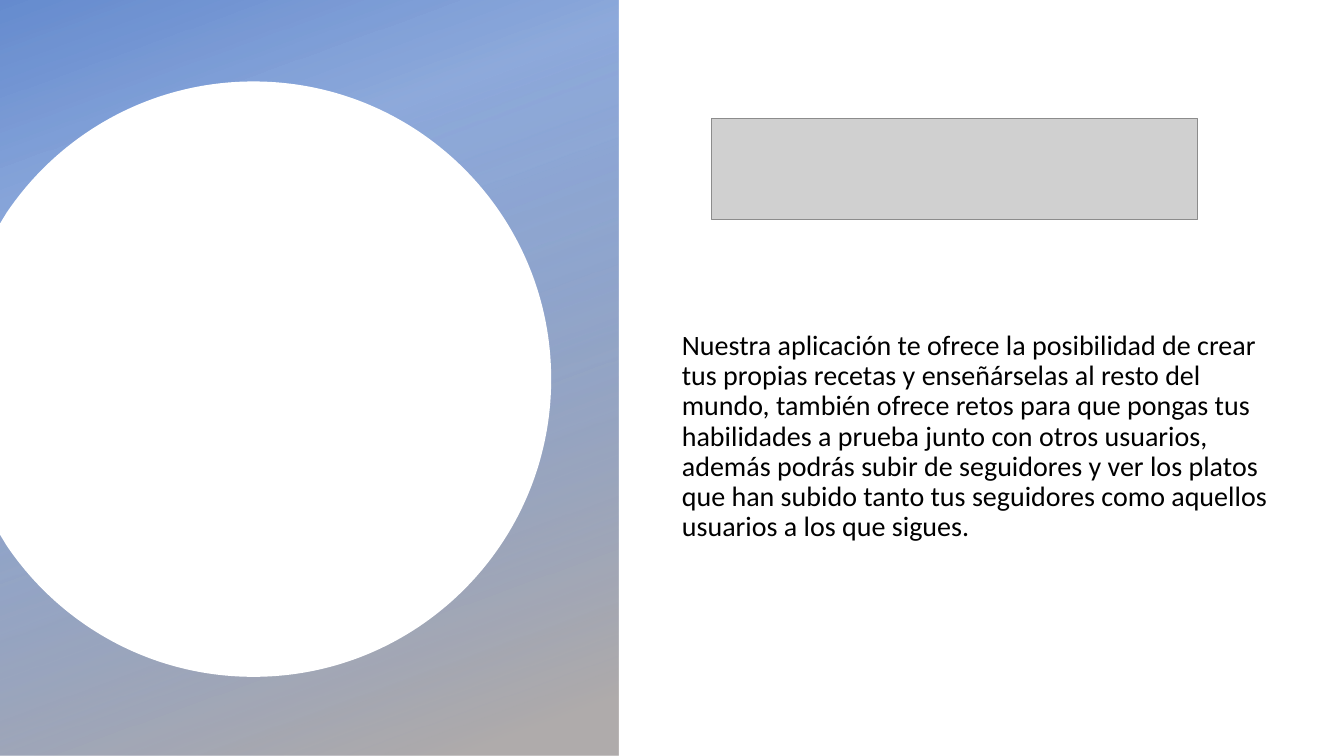
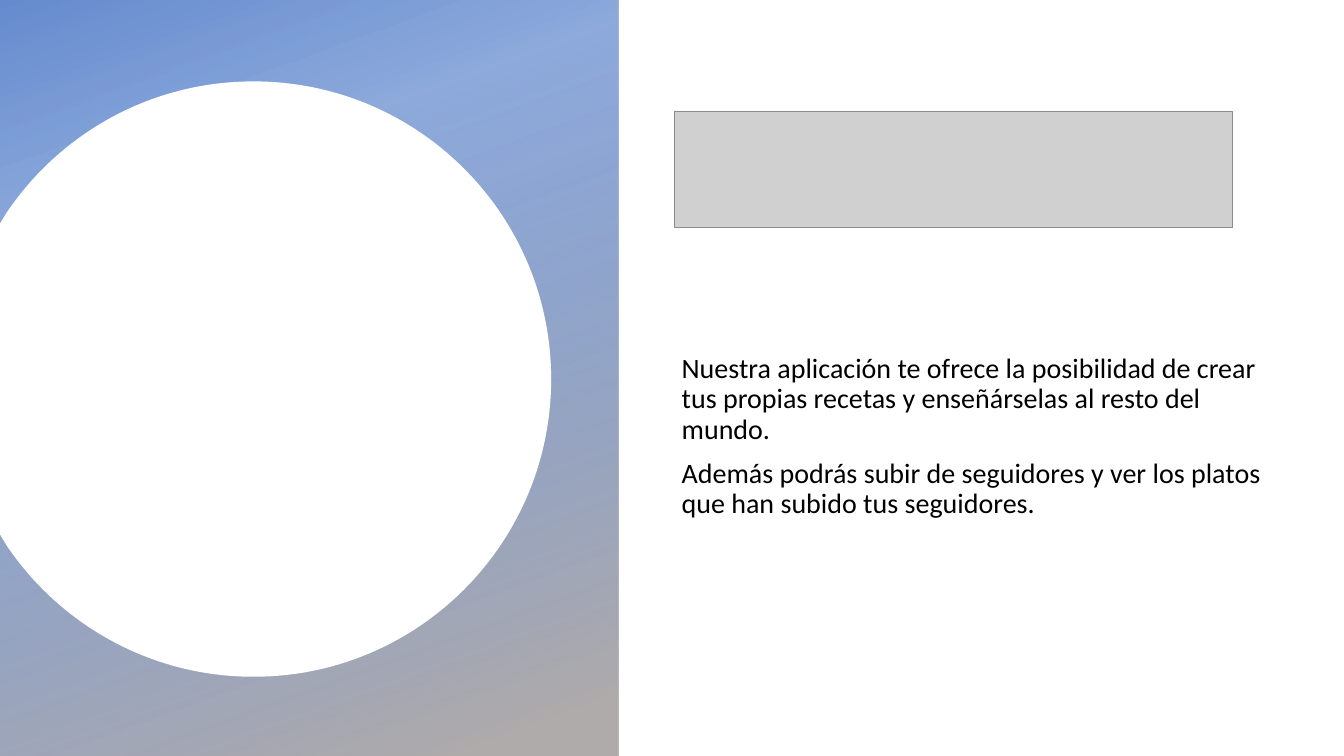
Before and after one commit to Joolmo/ProyectoIntegrado, a slide deck: slide 2 of Informe y PWP del Proyecto/Presentacion Proyecto.pptx. Drawn at 1344x756 pixels with LibreOffice and Linux fonts; fonts in the diff are those of the drawing; grey boxes stand for pictures; background and template pictures are left out. Boxes give left, top, right and bottom in pixels: in the first picture for what was removed or moved away, otherwise in the second. Text is boxed around its words. In the diff, an @@ line names an element or a change of style, - is before the commit and + after.

```diff
--- a/Informe y PWP del Proyecto/Presentacion Proyecto.pptx
+++ b/Informe y PWP del Proyecto/Presentacion Proyecto.pptx
@@ picture: place and size @@
-picture at (712,118,1199,220)
+picture at (675,111,1233,228)
@@ text at (682,358,1260,518): text changed @@
-Nuestra aplicación te ofrece la posibilidad de crear tus propias recetas y enseñárselas al resto del mundo, también ofrece retos para que pongas tus habilidades a prueba junto con otros usuarios, además podrás subir de seguidores y ver los platos que han subido tanto tus seguidores como aquellos usuarios a los que sigues.
+Nuestra aplicación te ofrece la posibilidad de crear tus propias recetas y enseñárselas al resto del mundo.
+Además podrás subir de seguidores y ver los platos que han subido tus seguidores.
```
Also in this commit, not shown: 2 other slides changed, 2 other files.
